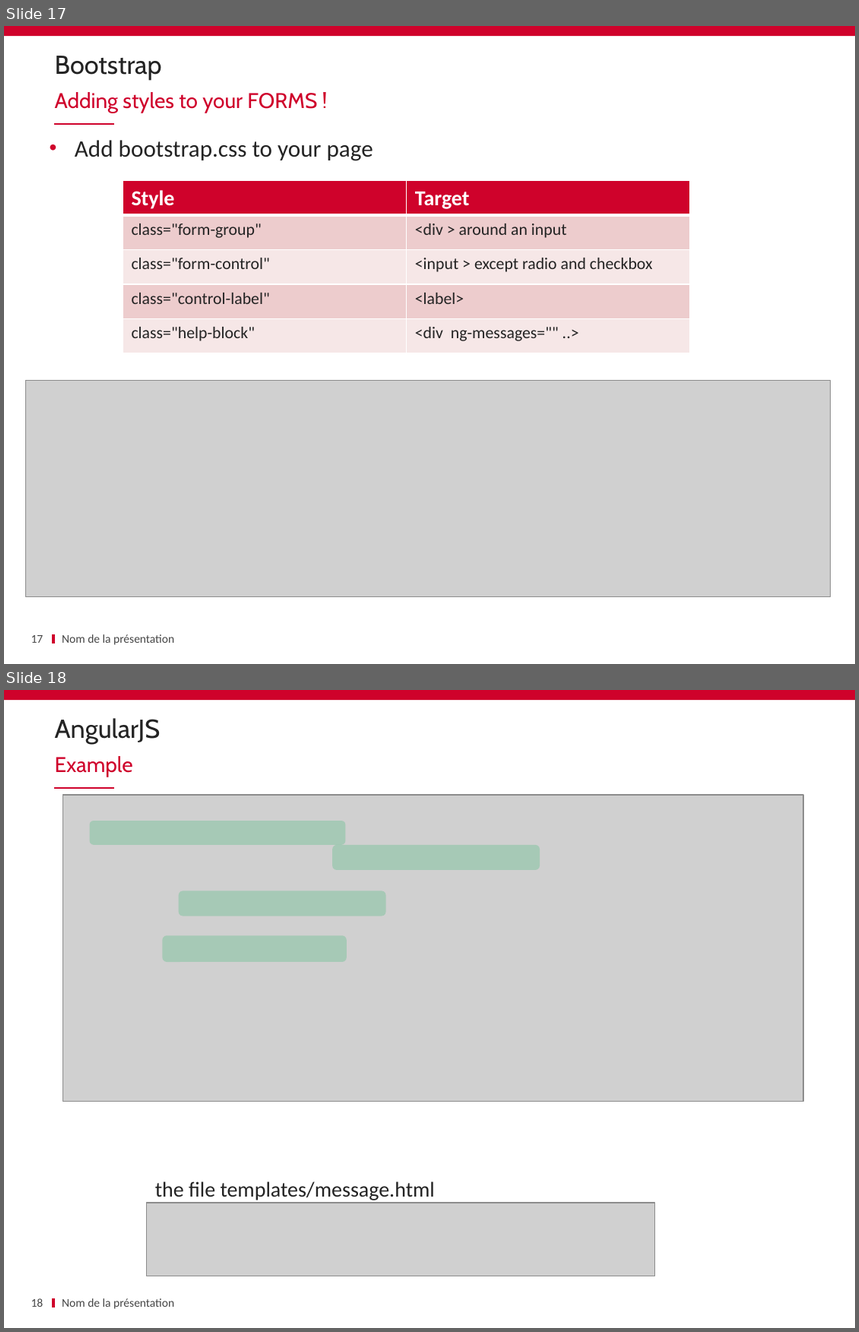
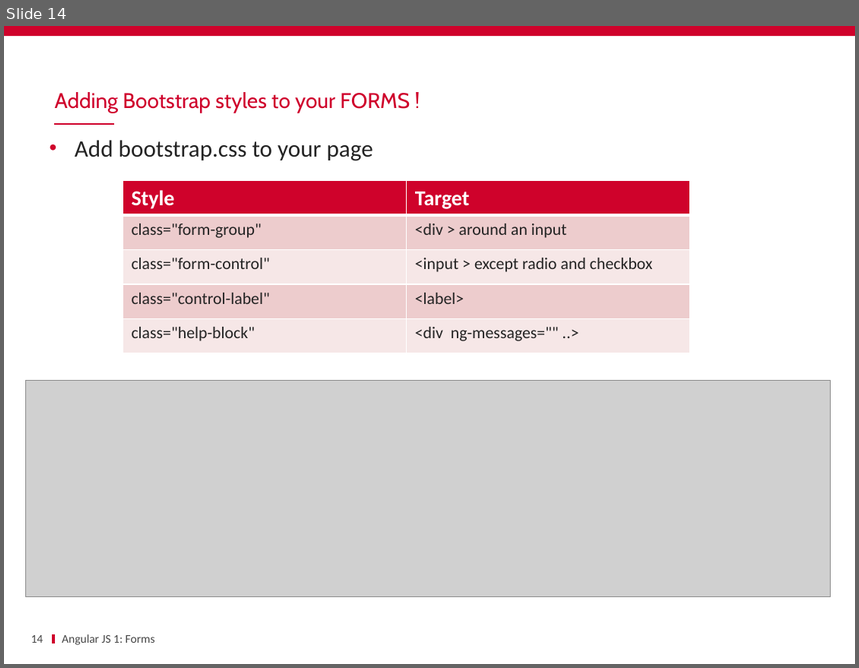
Before and after one commit to schassande/formation-angularjs1, a slide deck: Jour1/06 Forms/FORMS.pptx. Shown one above the other, each under a label of ours: slides 17 and 18 before the commit, slide 14 after it. The pictures are 859x1332 and 859x668 pixels, drawn with LibreOffice and Linux fonts; fonts in the diff are those of the drawing; grey boxes stand for pictures; background and template pictures are left out. Boxes give left, top, right and bottom in pixels: in the first picture for what was removed or moved away, otherwise in the second. Text is boxed around its words. In the diff, an @@ line names an element or a change of style, - is before the commit and + after.

Commit message:
Nettoyage des slides forms

```diff
--- a/Jour1/06 Forms/FORMS.pptx
+++ b/Jour1/06 Forms/FORMS.pptx
@@ slide 18 removed at (4, 690, 855, 1328), background #FFFFFF; not listed: 3 template elements that a slide beside it also shows @@
@@ title removed at (55, 718, 161, 744) @@
-AngularJS
@@ text removed at (55, 756, 133, 777) @@
-Example
@@ picture removed at (63, 795, 804, 1101) @@
@@ rounded rectangle removed at (90, 821, 346, 845) @@
@@ rounded rectangle removed at (332, 845, 541, 869) @@
@@ rounded rectangle removed at (179, 891, 386, 916) @@
@@ rounded rectangle removed at (162, 936, 346, 962) @@
@@ text removed at (155, 1182, 435, 1201) @@
-the file templates/message.html
@@ picture removed at (147, 1203, 655, 1277) @@
@@ page number removed at (31, 1299, 44, 1307) @@
-18
@@ text removed at (62, 1299, 174, 1309) @@
-Nom de la présentation
@@ what was slide 17 is now slide 14 @@
@@ slide 14 changed as well @@
@@ title removed at (55, 56, 162, 80) @@
-Bootstrap
@@ text at (55, 92, 410, 113): text changed @@
-Adding styles to your FORMS !
+Adding Bootstrap styles to your FORMS !
@@ page number at (31, 636, 44, 643): text changed @@
-17
+14
@@ text at (62, 635, 155, 645): text changed @@
-Nom de la présentation
+Angular JS 1: Forms
```
Also in this commit, not shown: 23 other slides changed, 2 other slides removed.
